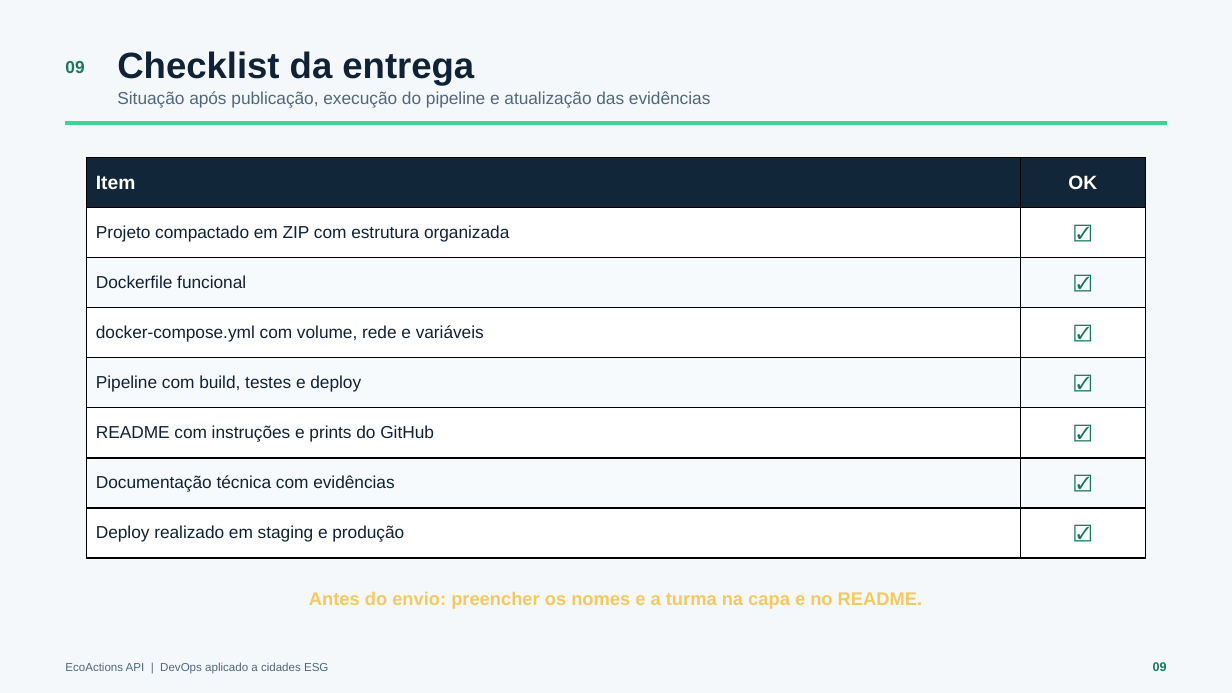
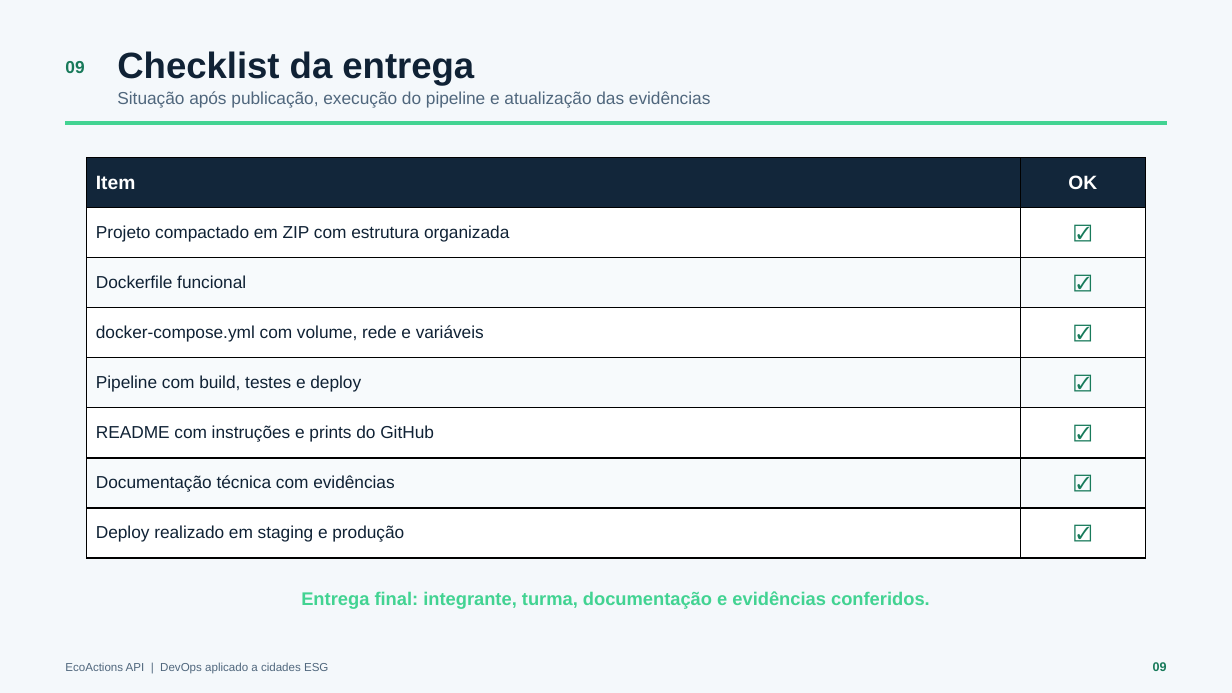
Before and after one commit to Gabriel-Morais102/ecoactions-api, a slide deck: slide 9 of documentacao/EcoActions-Documentacao-Tecnica.pptx. Drawn at 1232x693 pixels with LibreOffice and Linux fonts; fonts in the diff are those of the drawing. Boxes give left, top, right and bottom in pixels: in the first picture for what was removed or moved away, otherwise in the second. Text is boxed around its words. In the diff, an @@ line names an element or a change of style, - is before the commit and + after.

Commit message:
Finaliza dados do integrante e documentação

```diff
--- a/documentacao/EcoActions-Documentacao-Tecnica.pptx
+++ b/documentacao/EcoActions-Documentacao-Tecnica.pptx
@@ text at (301,591,930,609): text changed; text colour #F4C95D to #42D392 @@
-Antes do envio: preencher os nomes e a turma na capa e no README.
+Entrega final: integrante, turma, documentação e evidências conferidos.
```
Also in this commit, not shown: 1 other slide changed, 1 other file.
